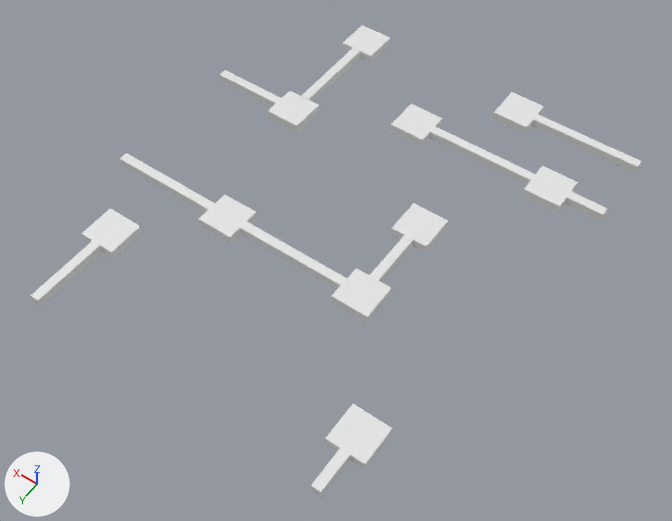
The glTF model src/models/bitgem/turret-layout.glb: old version first, new version second.
Both versions are drawn from a camera (50 mm lens) standing at (-35.5, 54.6, 93.4) and looking at (-2.4, 8.2, 20.6). The lights are fixed; the arrows at lower left show +X, +Y and +Z. Objects named as collision shapes, trigger or cutter boxes, shadow casters or lower levels of detail are left out. Vertices at the same position are counted once.

Names of what the first picture shows: 'turret_layout'.
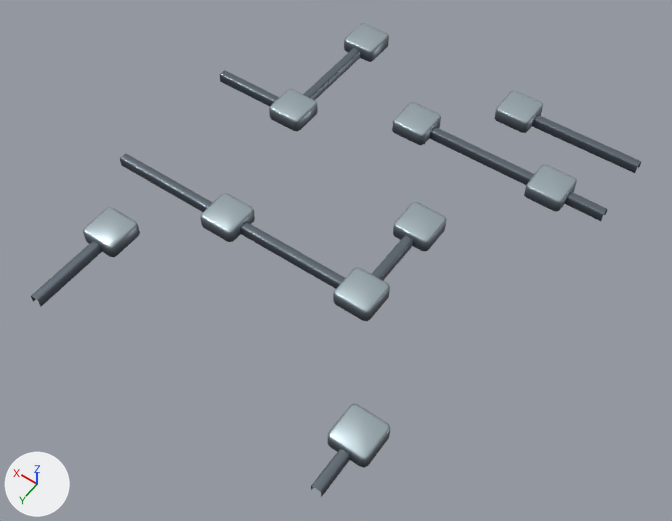
Boxes (x1, y1, x2, y2) around the edits, measured in the pictures (672 x 521 px; the box of a moved part takes in the faces that stretch with it):
'turret_layout', reshaped
    before: (30, 25, 641, 497)
    after: (31, 24, 641, 497)
part 1 of me_cube, rebuilt (9% narrower)
    before: (325, 404, 393, 470)
    after: (328, 404, 390, 468)
part 2 of me_cube, rebuilt
    before: (391, 104, 443, 146)
    after: (392, 102, 441, 145)
part 3 of me_cube, rebuilt
    before: (267, 91, 319, 133)
    after: (269, 89, 318, 131)
part 4 of me_cube, rebuilt (6% narrower)
    before: (81, 208, 142, 259)
    after: (83, 207, 140, 257)
part 5 of me_cube, rebuilt (7% narrower)
    before: (391, 203, 448, 253)
    after: (393, 202, 446, 251)
part 6 of me_cube, rebuilt (6% narrower)
    before: (342, 25, 390, 63)
    after: (344, 24, 389, 62)
part 7 of me_cube, rebuilt
    before: (199, 194, 257, 243)
    after: (200, 193, 255, 242)
part 8 of me_cube, rebuilt
    before: (493, 92, 544, 134)
    after: (494, 91, 543, 133)
part 9 of me_cube, rebuilt (6% narrower)
    before: (331, 268, 392, 323)
    after: (333, 267, 390, 321)
part 10 of me_cube, rebuilt
    before: (522, 166, 578, 213)
    after: (524, 165, 577, 211)
part 11 of me_cube, moved or reshaped
    before: (30, 48, 641, 497)
    after: (31, 48, 641, 492)
part 12 of me_cube, recoloured
    both: (38, 62, 411, 497)

The change in detail:
Picture 'turret_glow-adjusted' (img_turret_glow_adjusted) is new.
Picture 'turret_texture' (img_turret_texture) is new.
Material 'gradients' (mat_gradients) is new.
Uses the picture img_turret_glow_adjusted.
Uses the picture img_turret_texture.
me_cube is used by ob_turret_layout; location (0.0, 0.0, 24.0).
me_cube had 160 vertices, 240 faces and spanned x -22.0..22.0, y -20.0..30.0, z -1.0..0.0.
me_cube now has 640 vertices, 960 faces and spans x -22.0..22.0, y -20.0..30.0, z -1.0..0.5.
me_cube part 1: the loose piece of 8 vertices spanning x -18.0..-14.0, y 22.0..26.0, z -1.0..0.0 is rebuilt with 48 vertices and now spans x -18.0..-14.0, y 22.0..26.0, z -1.0..0.5, in mat_gradients.
me_cube part 2: the loose piece of 8 vertices spanning x -2.0..2.0, y -12.0..-8.0, z -1.0..0.0 is rebuilt with 48 vertices and now spans x -2.0..2.0, y -12.0..-8.0, z -1.0..0.5, in mat_gradients.
me_cube part 3: the loose piece of 8 vertices spanning x 10.0..14.0, y -6.0..-2.0, z -1.0..0.0 is rebuilt with 48 vertices and now spans x 10.0..14.0, y -6.0..-2.0, z -1.0..0.5, in mat_gradients.
me_cube part 4: the loose piece of 8 vertices spanning x 14.0..18.0, y 18.0..22.0, z -1.0..0.0 is rebuilt with 48 vertices and now spans x 14.0..18.0, y 18.0..22.0, z -1.0..0.5, in mat_gradients.
me_cube part 5: the loose piece of 8 vertices spanning x -10.0..-6.0, y 0.0..4.0, z -1.0..0.0 is rebuilt with 48 vertices and now spans x -10.0..-6.0, y 0.0..4.0, z -1.0..0.5, in mat_gradients.
me_cube part 6: the loose piece of 8 vertices spanning x 10.0..14.0, y -20.0..-16.0, z -1.0..0.0 is rebuilt with 48 vertices and now spans x 10.0..14.0, y -20.0..-16.0, z -1.0..0.5, in mat_gradients.
me_cube part 7: the loose piece of 8 vertices spanning x 6.0..10.0, y 10.0..14.0, z -1.0..0.0 is rebuilt with 48 vertices and now spans x 6.0..10.0, y 10.0..14.0, z -1.0..0.5, in mat_gradients.
me_cube part 8: the loose piece of 8 vertices spanning x -10.0..-6.0, y -20.0..-16.0, z -1.0..0.0 is rebuilt with 48 vertices and now spans x -10.0..-6.0, y -20.0..-16.0, z -1.0..0.5, in mat_gradients.
me_cube part 9: the loose piece of 8 vertices spanning x -10.0..-6.0, y 10.0..14.0, z -1.0..0.0 is rebuilt with 48 vertices and now spans x -10.0..-6.0, y 10.0..14.0, z -1.0..0.5, in mat_gradients.
me_cube part 10: the loose piece of 8 vertices spanning x -18.0..-14.0, y -12.0..-8.0, z -1.0..0.0 is rebuilt with 48 vertices and now spans x -18.0..-14.0, y -12.0..-8.0, z -1.0..0.5, in mat_gradients.
Part 11, on me_cube:
32 vertices are removed from x -22.0..22.0, y -18.5..30.0, z 0.0.
112 faces are deleted.
8 vertices in x -16.5..16.5, y -16.1..30.0, z 0.0 move by (0.0, 0.0, -0.1).
60 vertices are added at x -22.0..22.0, y -18.4..30.0, z 0.0.
32 new vertices lie (0.0, 0.0, 0.9) away from vertices in x -22.0..22.0, y -18.5..30.0, z -1.0.
12 new vertices lie (0.0, -0.6, 0.0) away from vertices in x -22.0..22.0, y -17.7..12.3, z 0.0.
8 new vertices lie (0.6, 0.0, 0.0) away from vertices in x -16.3..15.7, y -16.1..30.0, z 0.0.
132 new faces join them.
me_cube part 12: 8 faces spanning x -16.5..16.5, y -16.1..30.0, z -1.0..-0.1 switch from no material to mat_gradients.
me_cube part 13: the surface is now shaded smooth.
